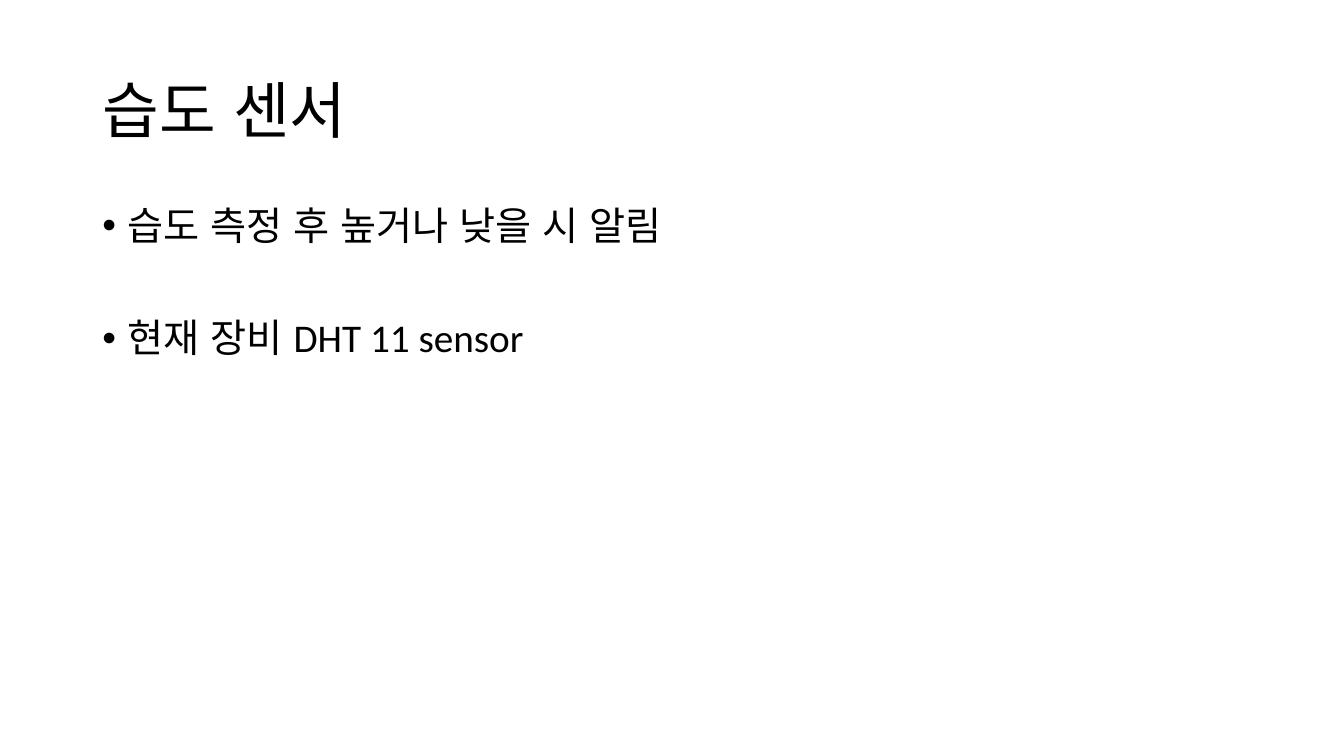
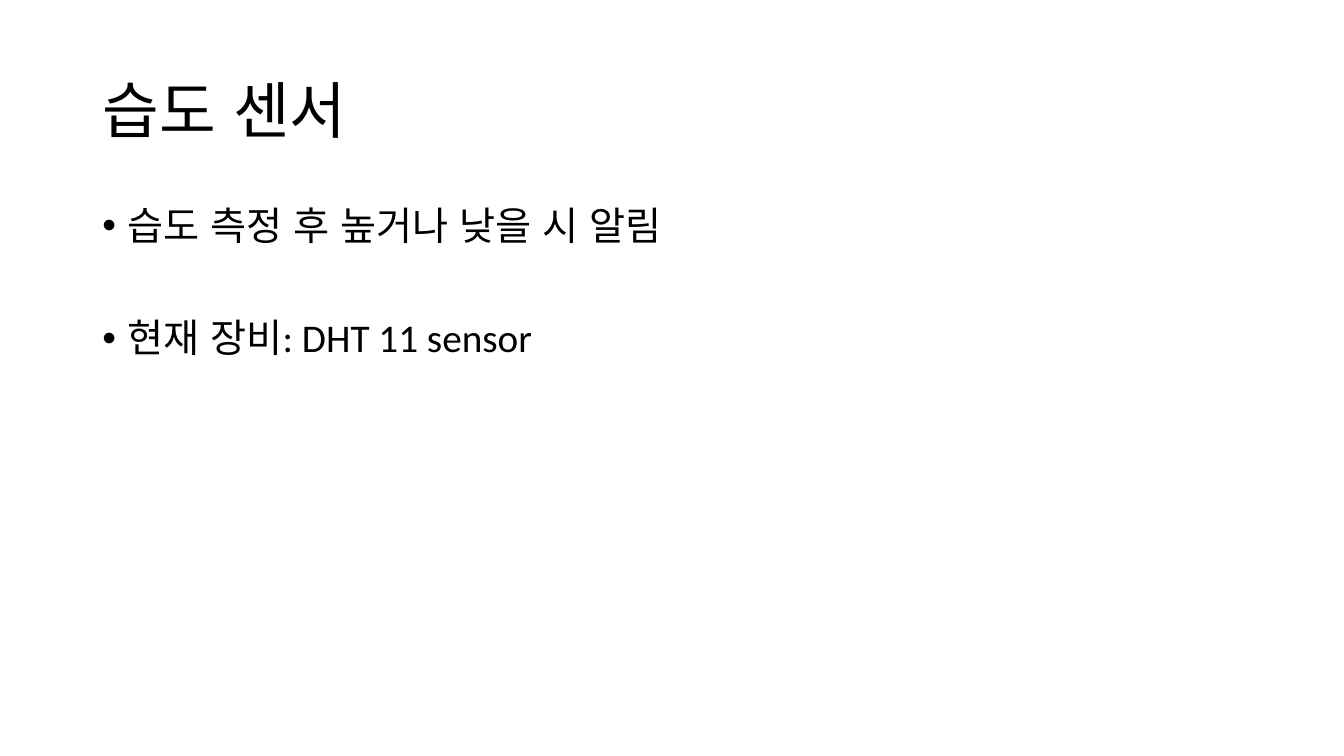
Before and after one commit to headring/Sleeptionary, a slide deck: slide 8 of Sleeping_Analysis.pptx. Drawn at 1344x756 pixels with LibreOffice and Linux fonts; fonts in the diff are those of the drawing. Boxes give left, top, right and bottom in pixels: in the first picture for what was removed or moved away, otherwise in the second. Text is boxed around its words. In the diff, an @@ line names an element or a change of style, - is before the commit and + after.

```diff
--- a/Sleeping_Analysis.pptx
+++ b/Sleeping_Analysis.pptx
@@ text at (128, 319, 532, 355): text changed @@
-• 현재 장비 DHT 11 sensor
+• 현재 장비: DHT 11 sensor
```
Also in this commit, not shown: 5 other slides changed.
